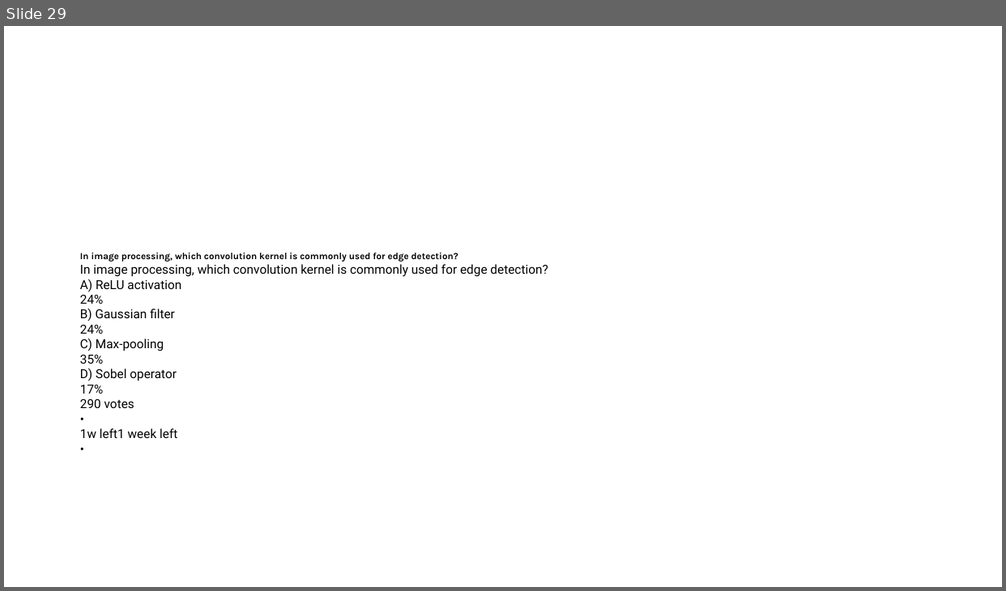
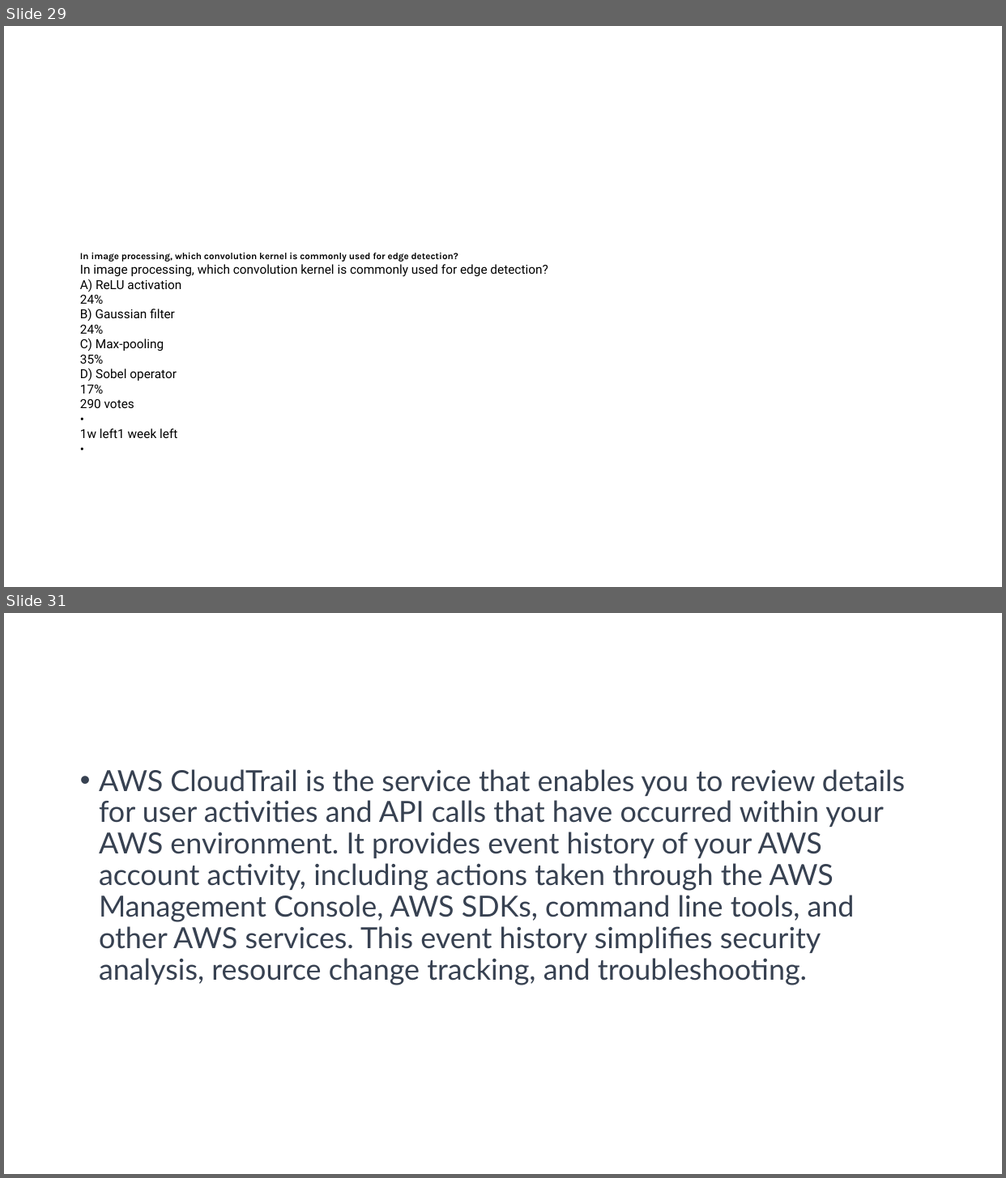
Before and after one commit to Saira55/Machine-Learning-Multiple-Choice-Questions, a slide deck: Machine Learning Quiz Question.pptx. Shown one above the other, each under a label of ours: slide 29 before the commit, slides 29 and 31 after it; the slides between them are not shown. The pictures are 1006x591 and 1006x1178 pixels, drawn with LibreOffice and Linux fonts; fonts in the diff are those of the drawing. Boxes give left, top, right and bottom in pixels: in the first picture for what was removed or moved away, otherwise in the second. Text is boxed around its words. In the diff, an @@ line names an element or a change of style, - is before the commit and + after.

```diff
--- a/Machine Learning Quiz Question.pptx
+++ b/Machine Learning Quiz Question.pptx
@@ slide 31 added at (4, 613, 1002, 1174), background #FFFFFF @@
@@ text added at (99, 769, 905, 986), 28 pt, text #374151 @@
+• AWS CloudTrail is the service that enables you to review details for user activities and API calls that have occurred within your AWS environment. It provides event history of your AWS account activity, including actions taken through the AWS Management Console, AWS SDKs, command line tools, and other AWS services. This event history simplifies security analysis, resource change tracking, and troubleshooting.
```
Also in this commit, not shown: 1 other slide added.
